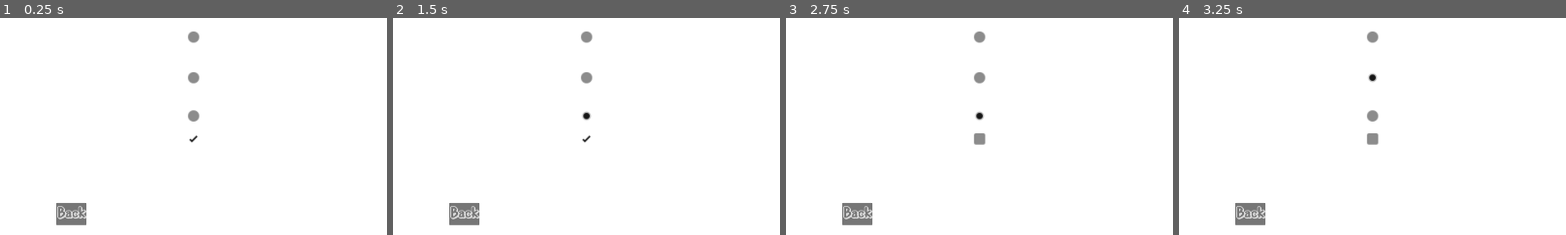
Above: before the commit, frames 1-4 (left to right).
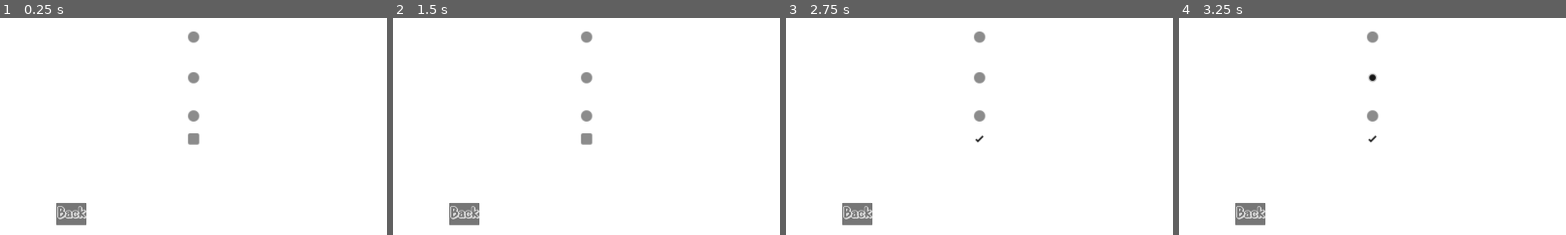
Above: after the commit, the same moments.

Repository: Wpan0n/_HiddenPaws_
Game: Godot game, scene res://Scenes/options_menu.tscn
The game is run twice, just before and just after one commit, with the same random seed, the same clock (stepped at 60 frames per second) and the same inputs. This scene is started directly instead of the project's main scene.
Inputs (mouse positions are % of the whole screen's width and height, from its top left):
- Up to frame 1 (0.25 s): no input
- Up to frame 2 (1.5 s): click (66, 61) at 0.5 s; click (66, 70) at 1.25 s
- Up to frame 3 (2.75 s): click (66, 75) at 2 s
- Up to frame 4 (3.25 s): click (66, 61) at 2.75 s
The pictures show only the part of the screen within x 41-91%, y 48-98%; the shares and areas given below are measured in that part.

The runs differ from the first frame. In frame 1, 0.1% of the frame differs, in the area x 48-52%, y 53-59%; in frame 2, 0.3%, in the area x 48-52%, y 42-59%; in frame 3, 0.3%; in frame 4, 0.1%.

Commit message:
FIXED the window options

Diff:
--- a/Scripts/options_menu.gd
+++ b/Scripts/options_menu.gd
@@ -31,7 +31,6 @@
 @onready var windowed = $VBoxContainer/WindowedLabel/Windowed
 @onready var v_sync = $VBoxContainer/VSyncLabel2/VSync
 @onready var back_button = $Back_Button
-#@onready var level_music_player = $Sprite2D # REMOVED
 
 func _ready():
 	print("Options menu ready, loading settings...")
@@ -39,6 +38,9 @@
 	apply_settings()
 	restore_ui_state()  # Restore slider positions visually
 	print("Initial settings applied: ", settings)
+
+	# Set button states based on loaded settings
+	update_button_states()
 
 # Restore slider visuals from saved UI state
 func restore_ui_state():
@@ -54,7 +56,8 @@
 	config.set_value("display", "borderless", settings["borderless"])
 	config.set_value("display", "vsync", settings["vsync"])
 	config.set_value("display", "brightness", settings["brightness"])
-	config.set_value("display", "ui_state", ui_state["slider_positions"])  # Save UI state
+	config.set_value("windowed", "windowed", settings["windowed"])
+	config.set_value("ui_state", "slider_positions", ui_state["slider_positions"])  # Save UI state
 	var err = config.save(SAVE_PATH)
 	if err != OK:
 		print("Error saving settings: ", err)
@@ -71,7 +74,7 @@
 		settings["vsync"] = config.get_value("display", "vsync", false)
 		settings["brightness"] = config.get_value("display", "brightness", 1.0)
 		settings["windowed"] = config.get_value("display", "windowed", false)
-		ui_state["slider_positions"] = config.get_value("display", "ui_state", {  # Load UI state
+		ui_state["slider_positions"] = config.get_value("ui_state", "slider_positions", {  # Load UI state
 			"master": settings["audio_master_volume"],
 			"brightness": settings["brightness"]
 		})
@@ -101,6 +104,16 @@
 	DisplayServer.window_set_vsync_mode(DisplayServer.VSYNC_ENABLED if settings["vsync"] else DisplayServer.VSYNC_DISABLED)
 	GlobalWorldEnvironment.environment.adjustment_brightness = settings["brightness"]
 
+func update_button_states():
+	if is_instance_valid(fullscreen):
+		fullscreen.button_pressed = settings["fullscreen"]
+	if is_instance_valid(borderless):
+		borderless.button_pressed = settings["borderless"]
+	if is_instance_valid(windowed):
+		windowed.button_pressed = settings["windowed"]
+	if is_instance_valid(v_sync):
+		v_sync.button_pressed = settings["vsync"]
+
 # Signal handlers now autosave immediately after changes
 func _on_master_slider_value_changed(value):
 	ui_state["slider_positions"]["master"] = value  # Track slider position visually
@@ -123,6 +136,7 @@
 	settings["windowed"] = false
 	apply_settings()
 	save_settings()
+	update_button_states() # Update button UI
 
 func _on_borderless_toggled(button_pressed):
 	settings["borderless"] = button_pressed
@@ -130,6 +144,7 @@
 	settings["windowed"] = false
 	apply_settings()
 	save_settings()
+	update_button_states() # Update button UI
 
 func _on_windowed_toggled(button_pressed):
 	settings["windowed"] = button_pressed
@@ -137,12 +152,14 @@
 	settings["borderless"] = false
 	apply_settings()
 	save_settings()
+	update_button_states() # Update button UI
 
 func _on_v_sync_toggled(button_pressed):
 	settings["vsync"] = button_pressed
 	DisplayServer.window_set_vsync_mode(DisplayServer.VSYNC_ENABLED if settings["vsync"] else DisplayServer.VSYNC_DISABLED)
 	apply_settings()
 	save_settings()
+	update_button_states() # Update button UI
 
 func _on_back_button_pressed():
 	print("Back button pressed, changing scene to main menu")
